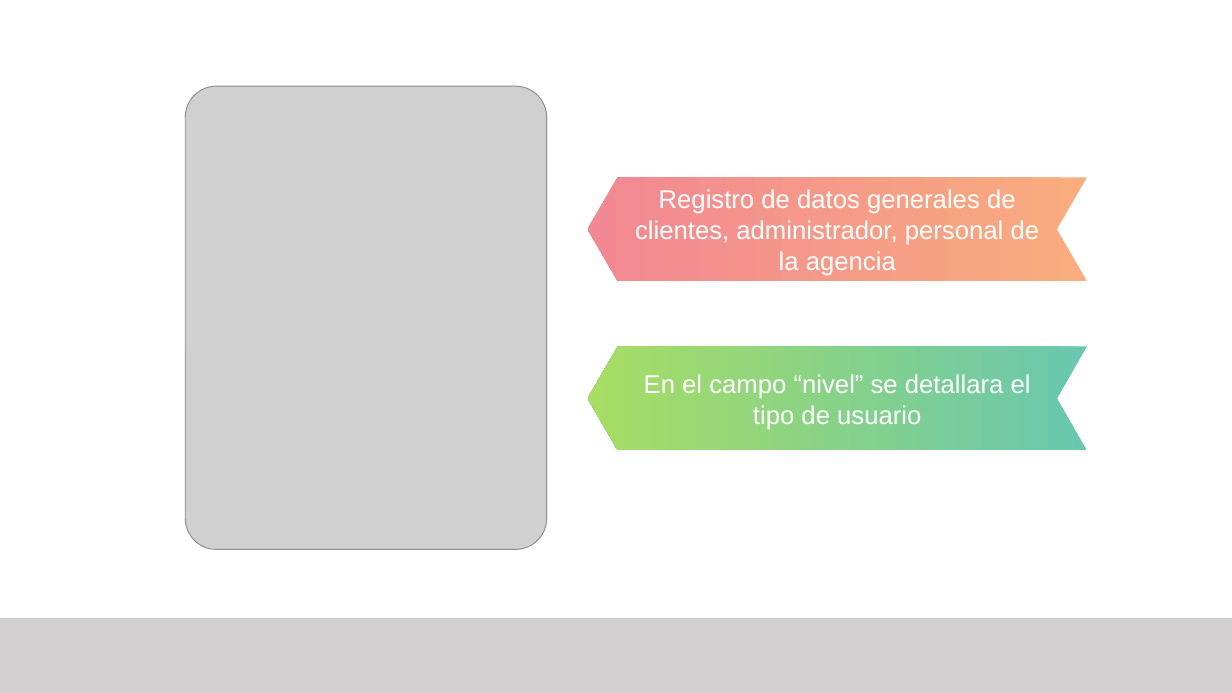
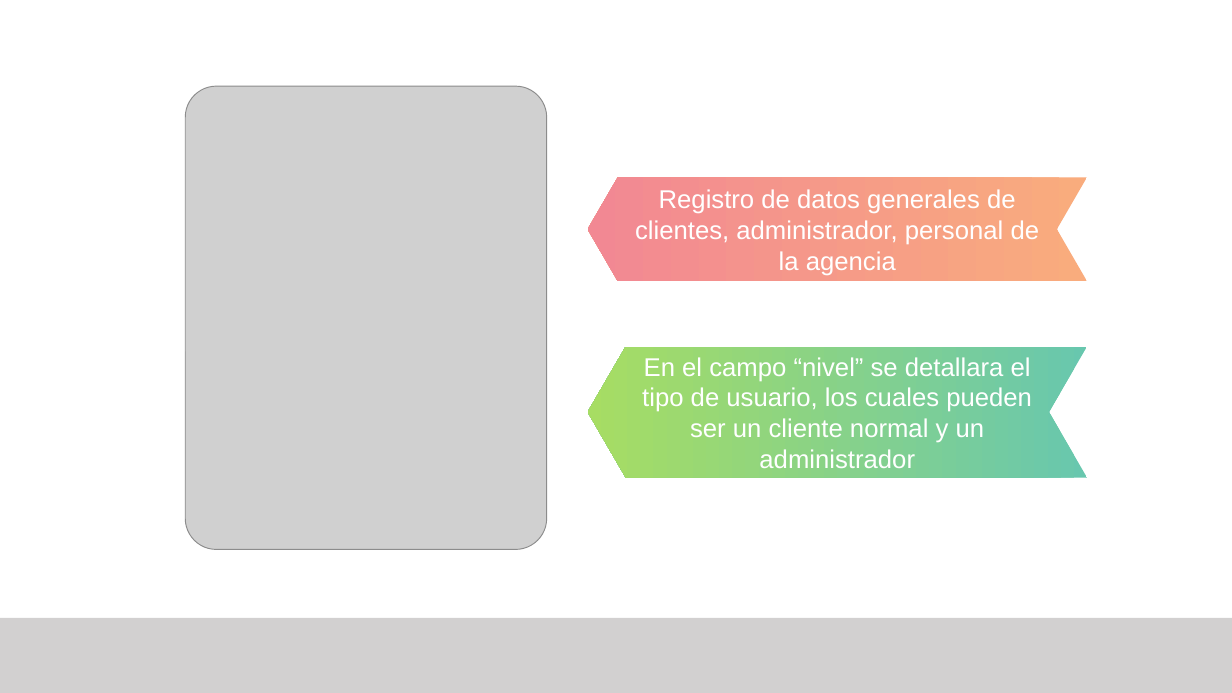
Before and after one commit to AbiPineda/SistemaAgencia, a slide deck: slide 3 of Documentacion/Base de Datos - Agencia de Viajes.pptx. Drawn at 1232x693 pixels with LibreOffice and Linux fonts; fonts in the diff are those of the drawing; grey boxes stand for pictures. Boxes give left, top, right and bottom in pixels: in the first picture for what was removed or moved away, otherwise in the second. Text is boxed around its words. In the diff, an @@ line names an element or a change of style, - is before the commit and + after.

```diff
--- a/Documentacion/Base de Datos - Agencia de Viajes.pptx
+++ b/Documentacion/Base de Datos - Agencia de Viajes.pptx
@@ chevron "En el campo “nivel” se ..." resized from (x1=588, y1=347, x2=1087, y2=450) to (x1=588, y1=347, x2=1087, y2=478) @@
@@ text in chevron at (x1=642, y1=357, x2=1032, y2=468): text changed @@
-En el campo “nivel” se detallara el tipo de usuario
+En el campo “nivel” se detallara el tipo de usuario, los cuales pueden ser un cliente normal y un administrador
```
Also in this commit, not shown: 2 other slides changed, 6 slides added, 5 slides removed, 1 other file.
